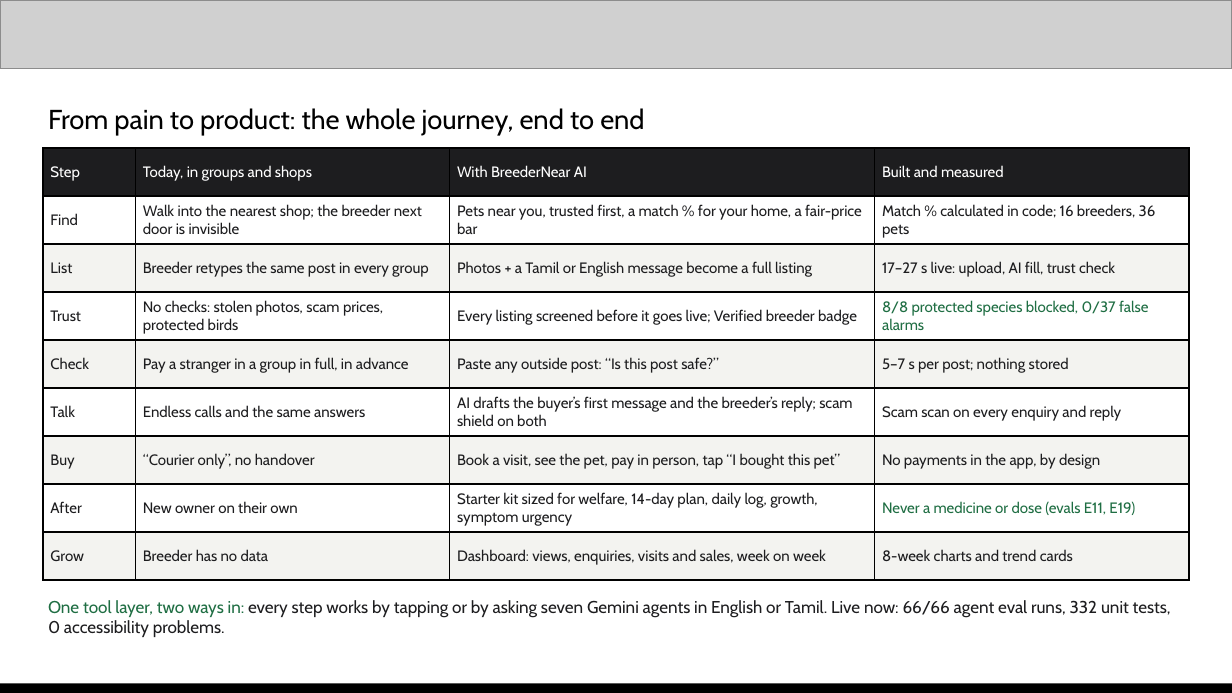
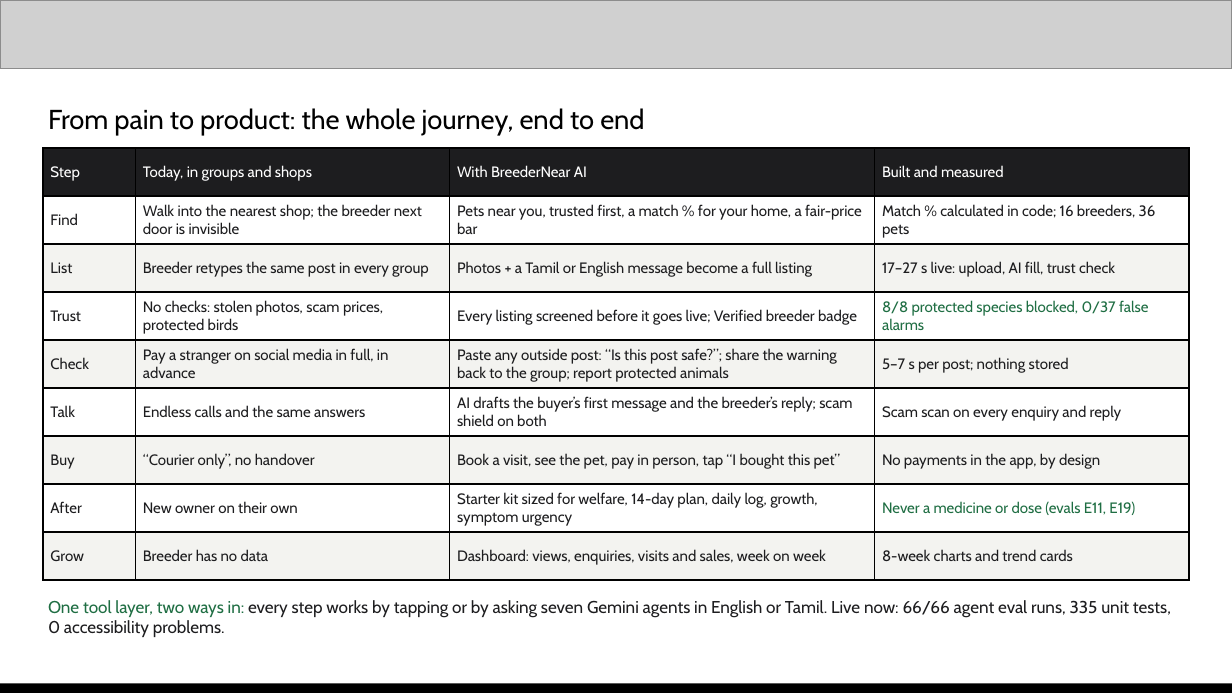
Before and after one commit to sudarsan-22/breedernear-ai, a slide deck: slide 3 of docs/submission/BreederNear-AI-deck.pptx. Drawn at 1232x693 pixels with LibreOffice and Linux fonts; fonts in the diff are those of the drawing; grey boxes stand for pictures. Boxes give left, top, right and bottom in pixels: in the first picture for what was removed or moved away, otherwise in the second. Text is boxed around its words. In the diff, an @@ line names an element or a change of style, - is before the commit and + after.

```diff
--- a/docs/submission/BreederNear-AI-deck.pptx
+++ b/docs/submission/BreederNear-AI-deck.pptx
@@ table at bbox=[43, 148, 1189, 580] @@
-row 5, column 2: Pay a stranger in a group in full, in advance
+row 5, column 2: Pay a stranger on social media in full, in advance
-row 5, column 3: Paste any outside post: “Is this post safe?”
+row 5, column 3: Paste any outside post: “Is this post safe?”; share the warning back to the group; report protected animals
@@ text at bbox=[48, 600, 1171, 637]: text changed @@
-One tool layer, two ways in: every step works by tapping or by asking seven Gemini agents in English or Tamil. Live now: 66/66 agent eval runs, 332 unit tests, 0 accessibility problems.
+One tool layer, two ways in: every step works by tapping or by asking seven Gemini agents in English or Tamil. Live now: 66/66 agent eval runs, 335 unit tests, 0 accessibility problems.
```
Also in this commit, not shown: 2 other slides changed, 17 other files.
